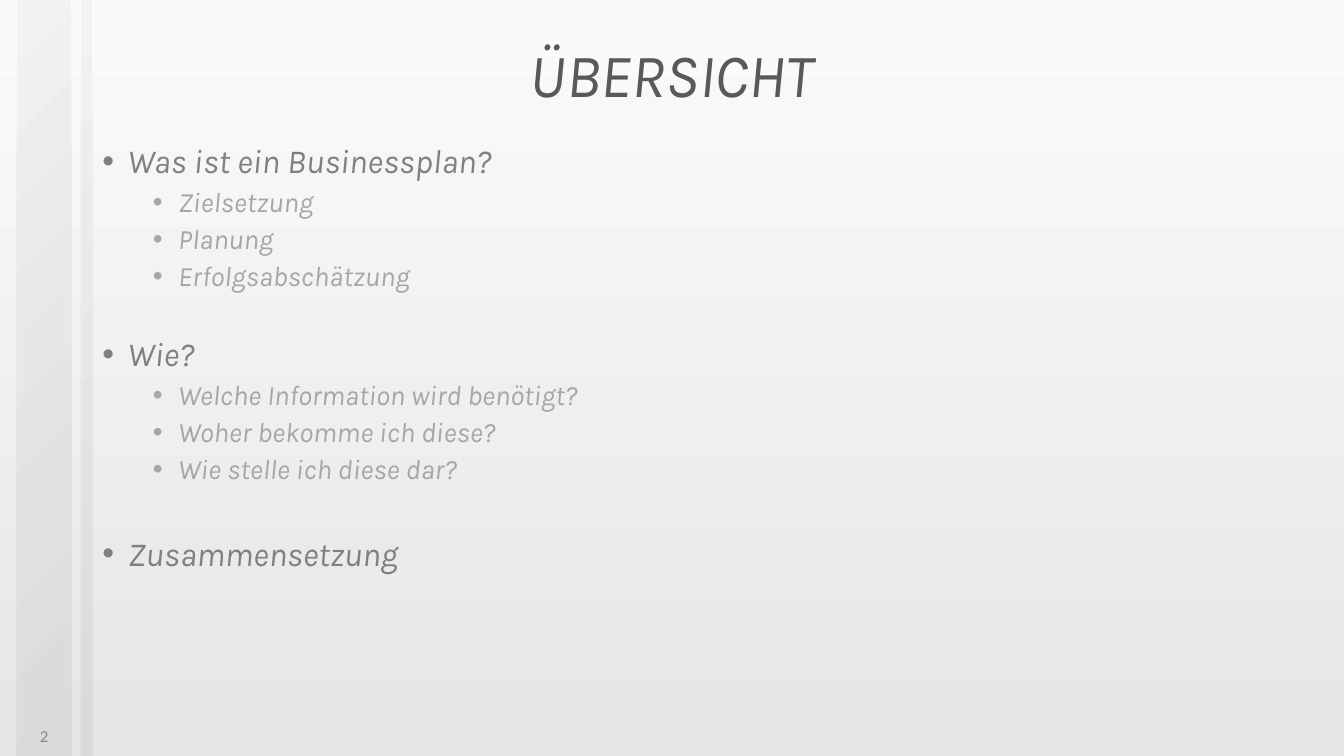
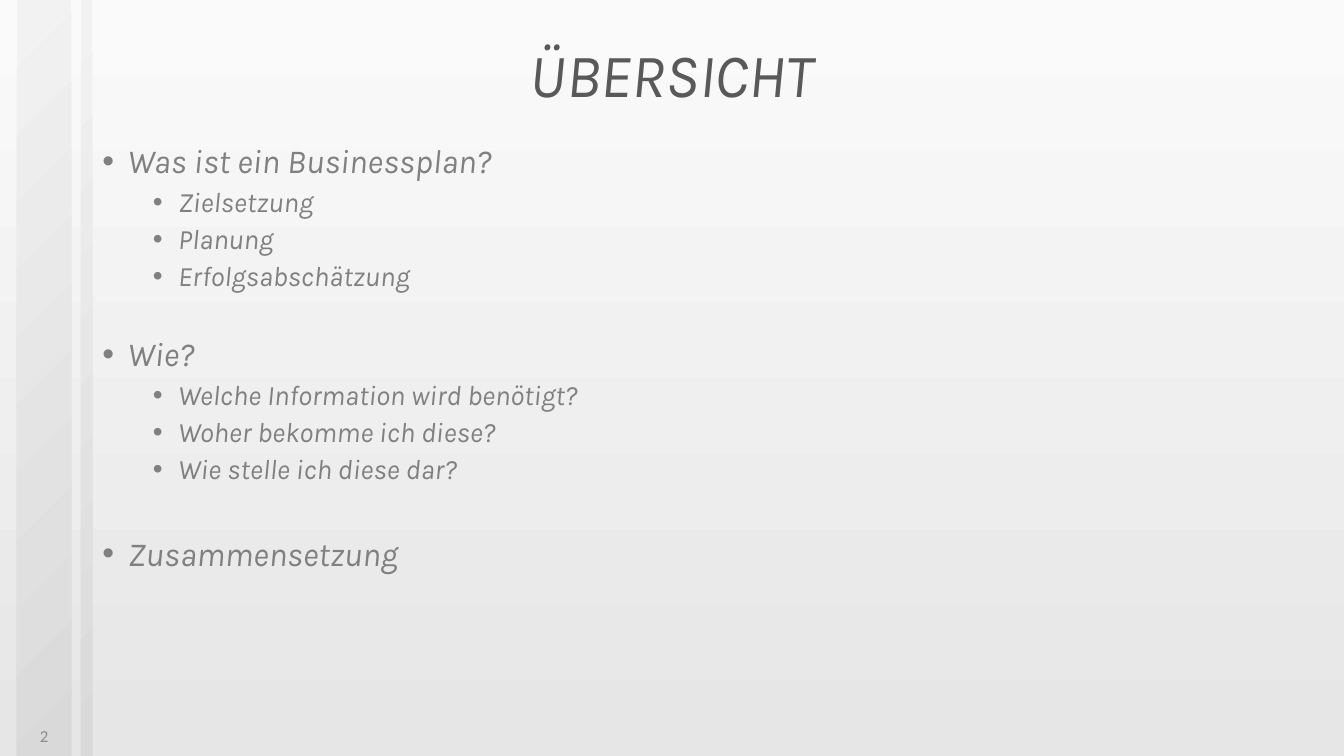
Before and after one commit to JMFootBallPlyr/Hard-drive-system-, a slide deck: slide 2 of APPR/UF/presents/Businessplan01.pptx. Drawn at 1344x756 pixels with LibreOffice and Linux fonts; fonts in the diff are those of the drawing. Boxes give left, top, right and bottom in pixels: in the first picture for what was removed or moved away, otherwise in the second. Text is boxed around its words. In the diff, an @@ line names an element or a change of style, - is before the commit and + after.

```diff
--- a/APPR/UF/presents/Businessplan01.pptx
+++ b/APPR/UF/presents/Businessplan01.pptx
@@ text at [178, 193, 577, 479]: text colour #A6A6A6 to #808080 in "Zielsetzung", "Planung", "Erfolgsabschätzung", "Welche Information wird benötigt?" and 2 more places @@
```
Also in this commit, not shown: 5 other slides changed, 9 other files.
